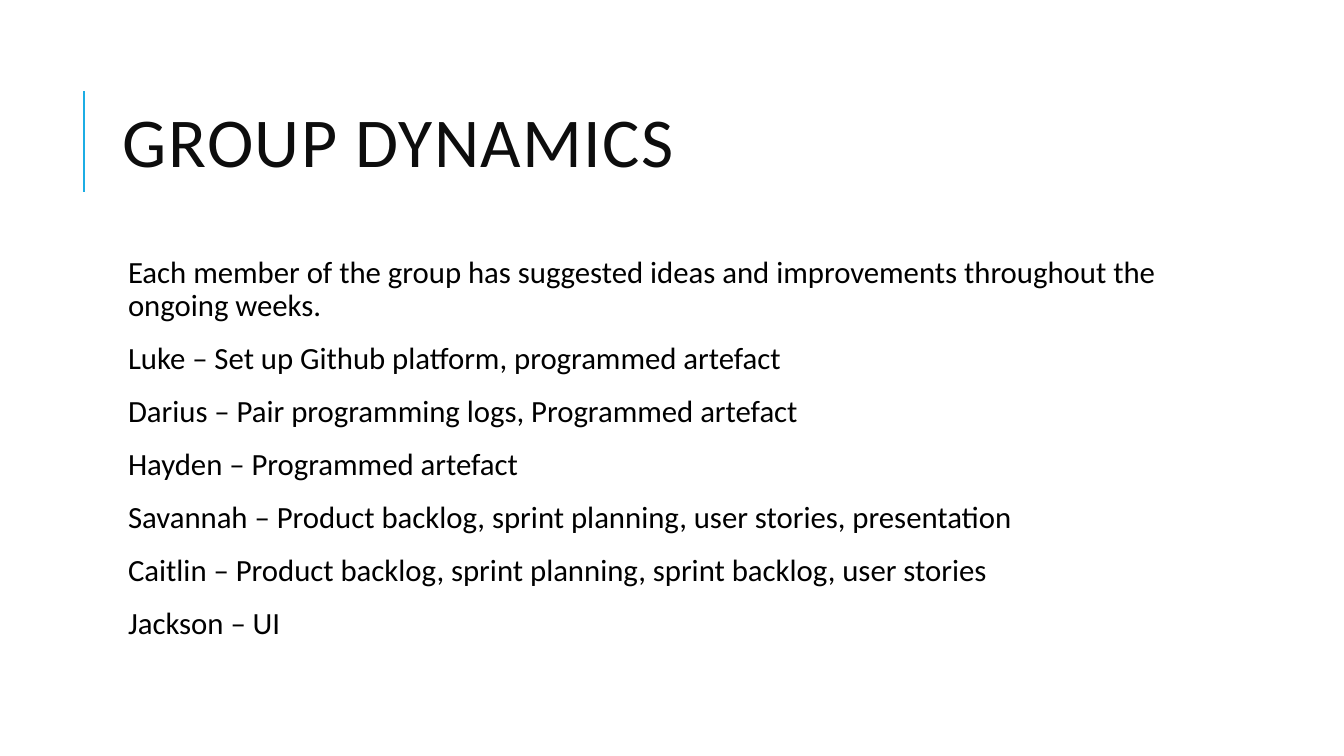
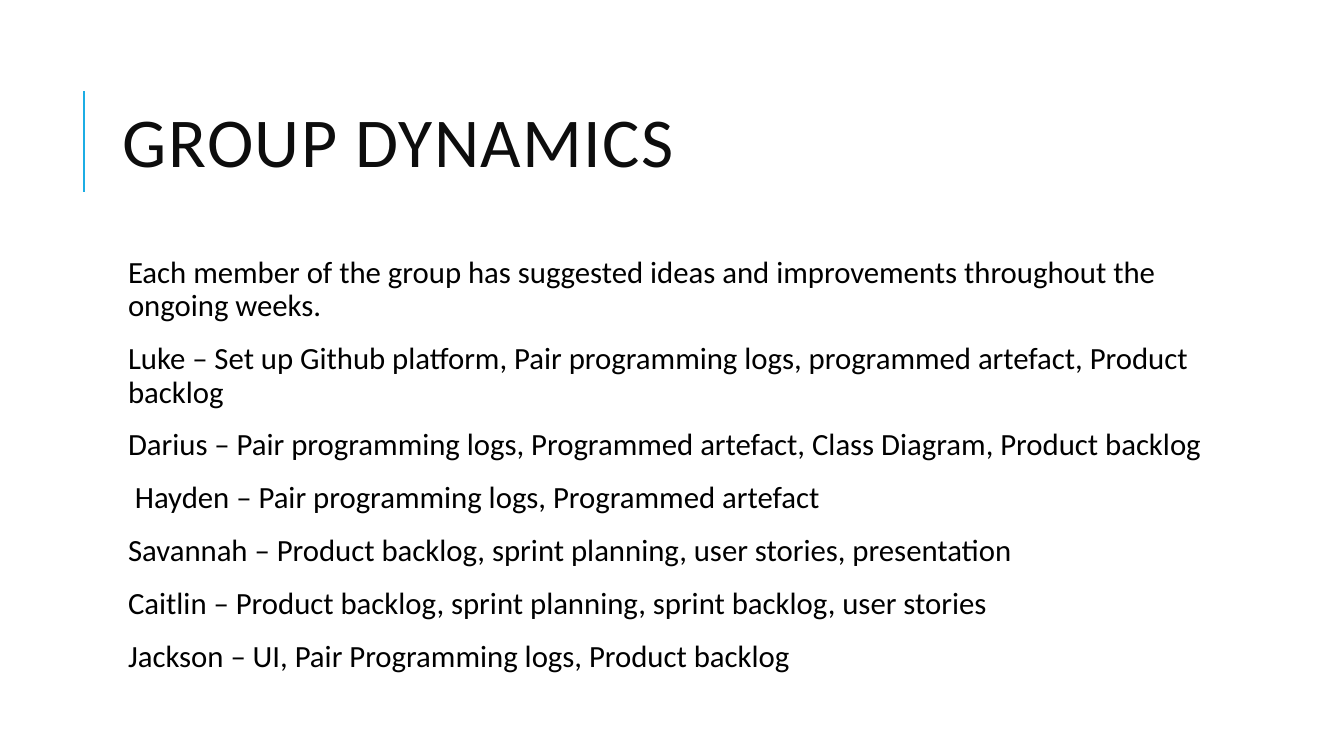
Before and after one commit to LukeTechnoUserOfficial/Software-Engineering-Project, a slide deck: slide 2 of Software Presentation.pptx. Drawn at 1344x756 pixels with LibreOffice and Linux fonts; fonts in the diff are those of the drawing. Boxes give left, top, right and bottom in pixels: in the first picture for what was removed or moved away, otherwise in the second. Text is boxed around its words. In the diff, an @@ line names an element or a change of style, - is before the commit and + after.

```diff
--- a/Software Presentation.pptx
+++ b/Software Presentation.pptx
@@ text at (128,347,1201,514): text changed @@
-  Luke – Set up Github platform, programmed artefact
-  Darius – Pair programming logs, Programmed artefact
-  Hayden – Programmed artefact
+  Luke – Set up Github platform, Pair programming logs, programmed artefact, Product backlog
+  Darius – Pair programming logs, Programmed artefact, Class Diagram, Product backlog
+  Hayden – Pair programming logs, Programmed artefact
@@ text at (128,645,790,673): text changed @@
-  Jackson – UI
+  Jackson – UI, Pair Programming logs, Product backlog
```
Also in this commit, not shown: 3 other slides changed, 3 slides added, 13 other files.
